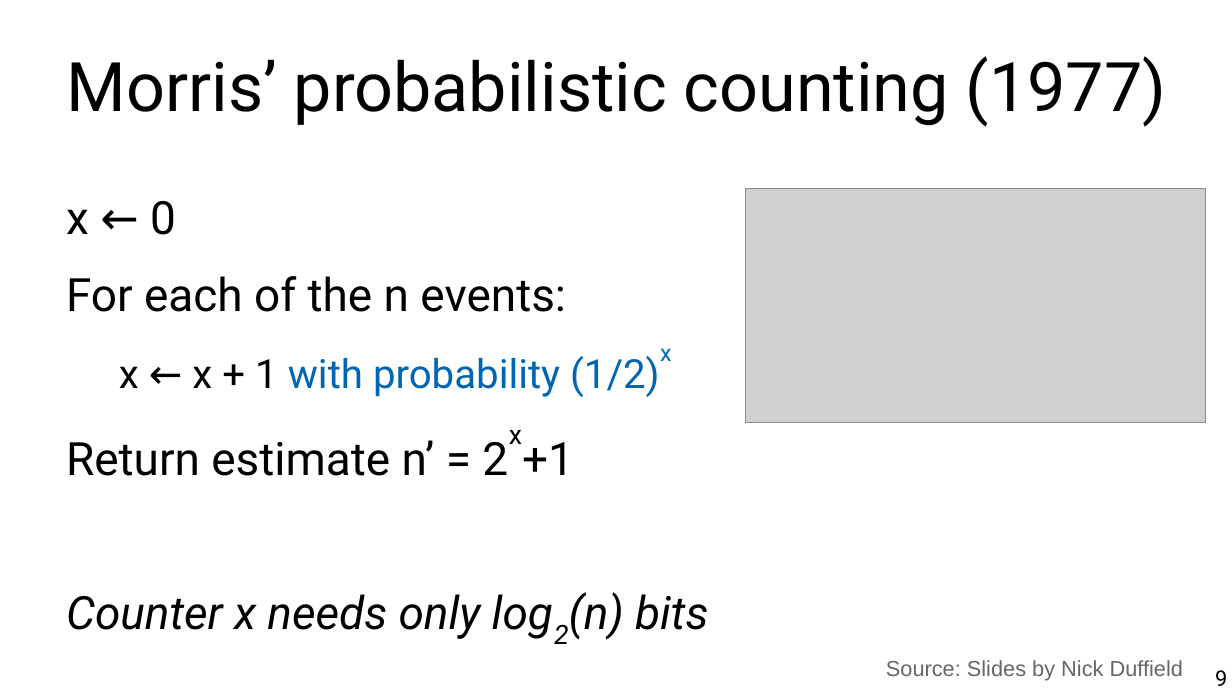
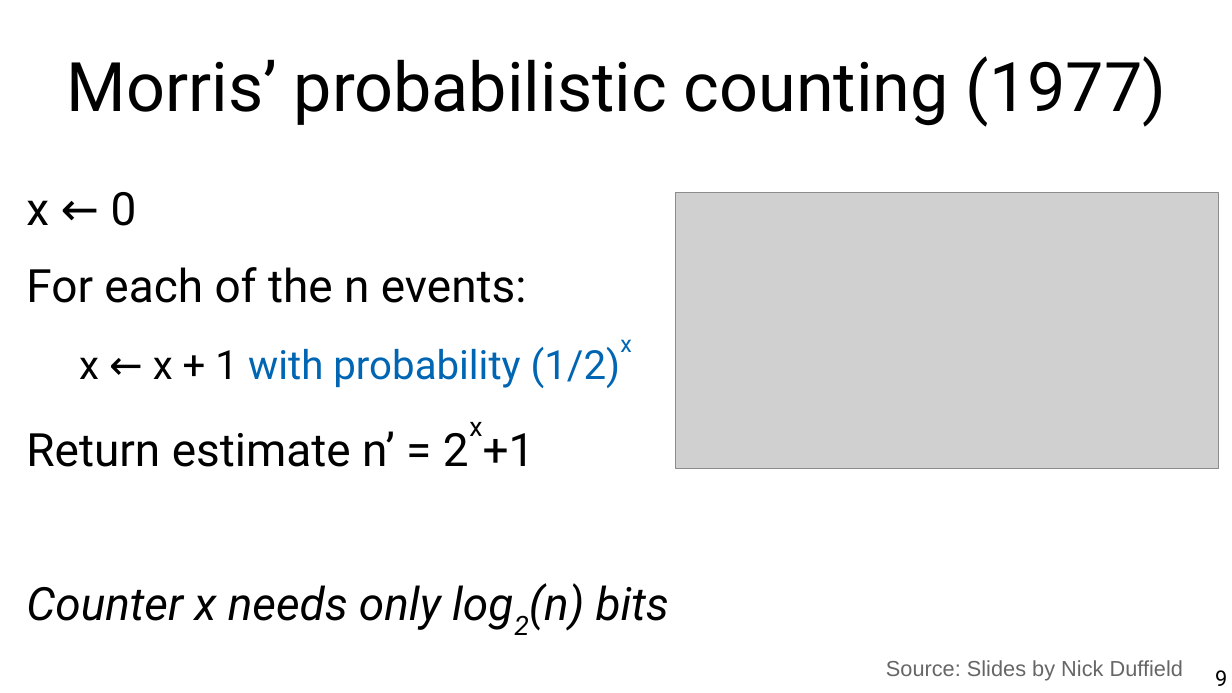
Before and after one commit to chatox/data-mining-course, a slide deck: slide 9 of theory/odp/tt25_probabilistic_counting.odp. Drawn at 1232x693 pixels with LibreOffice and Linux fonts; fonts in the diff are those of the drawing; grey boxes stand for pictures. Boxes give left, top, right and bottom in pixels: in the first picture for what was removed or moved away, otherwise in the second. Text is boxed around its words. In the diff, an @@ line names an element or a change of style, - is before the commit and + after.

```diff
--- a/theory/odp/tt25_probabilistic_counting.odp
+++ b/theory/odp/tt25_probabilistic_counting.odp
@@ text "x ← 0": place and size @@
-text "x ← 0" at [66, 201, 708, 639]
+text "x ← 0" at [26, 192, 669, 631]
@@ picture: place and size @@
-picture at [746, 189, 1206, 423]
+picture at [676, 193, 1220, 470]
```
Also in this commit, not shown: 2 slides added, 2 other files.
